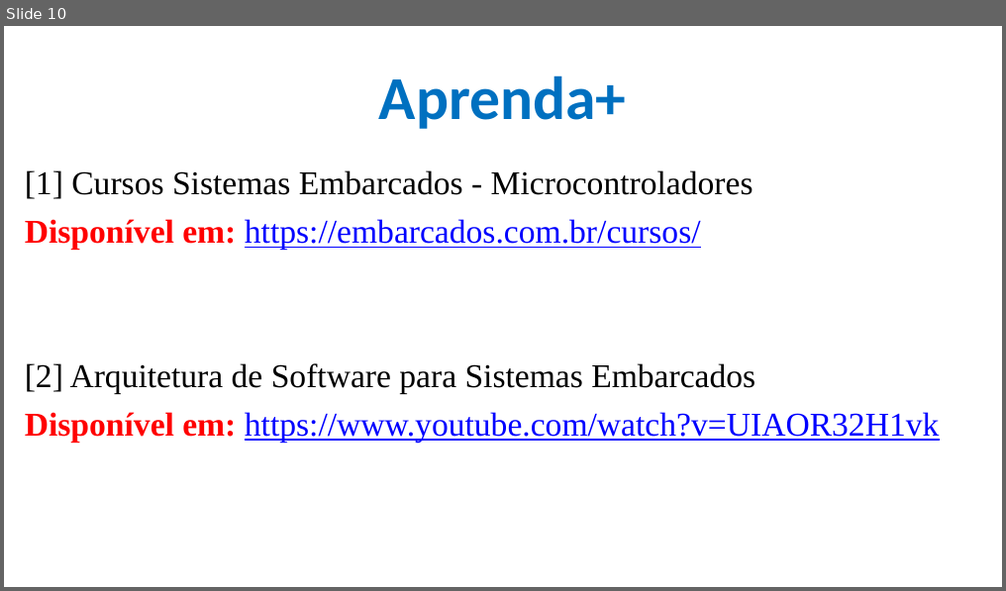
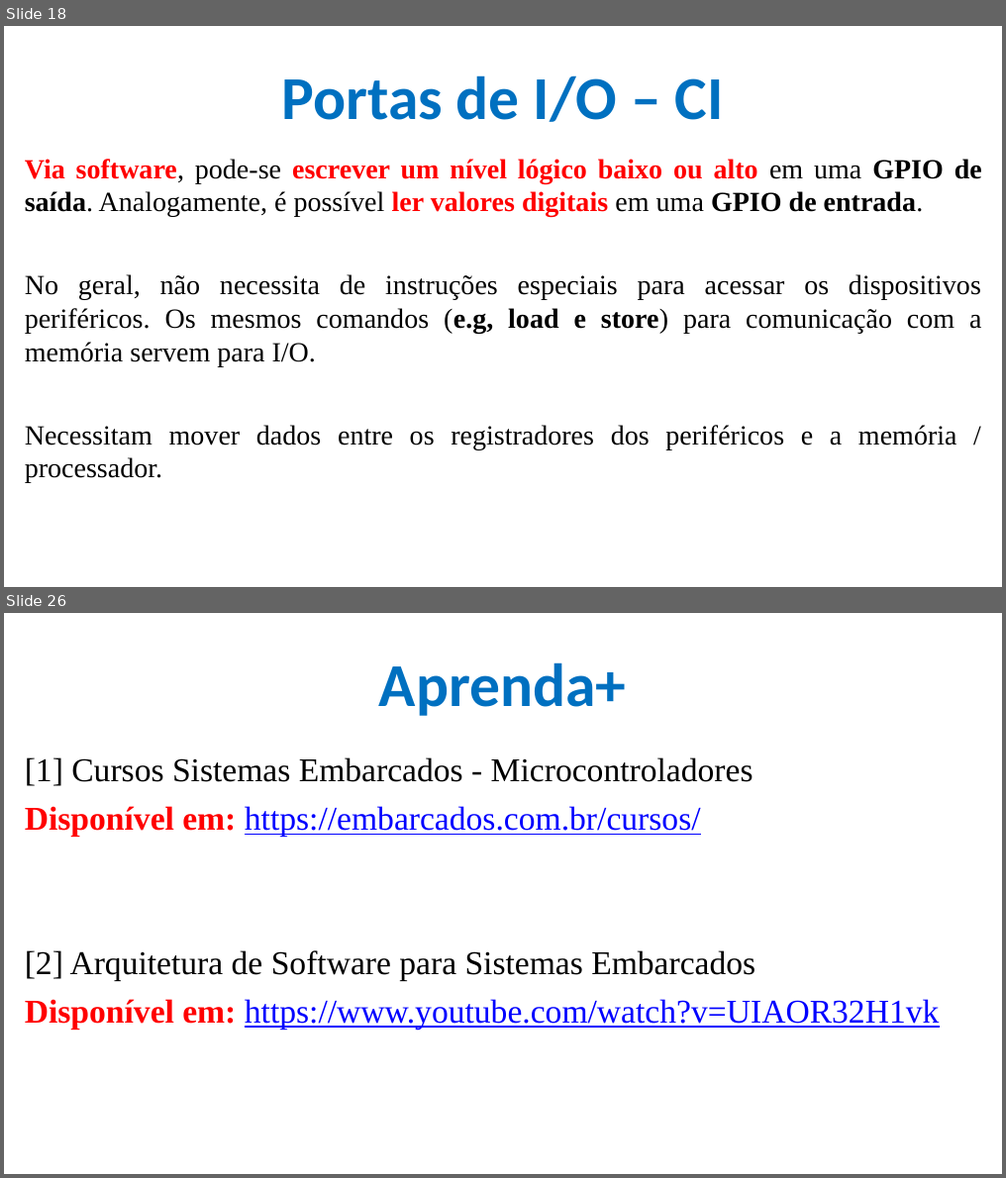
Before and after one commit to CloudEducationBrazil/WydenArea1ProgramacaoMicrocontroladores, a slide deck: 01 Classes/Aula 05 - Programação Microcontroladores - Periféricos Integrados - Portas e Conversores.pptx. Shown one above the other, each under a label of ours: slide 10 before the commit, slides 18 and 26 after it; the slides between them are not shown. The pictures are 1006x591 and 1006x1178 pixels, drawn with LibreOffice and Linux fonts; fonts in the diff are those of the drawing; background and template pictures are left out. Boxes give left, top, right and bottom in pixels: in the first picture for what was removed or moved away, otherwise in the second. Text is boxed around its words. In the diff, an @@ line names an element or a change of style, - is before the commit and + after.

Commit message:
Aula 05 Microntroladores Portas IO, Conversores, Comunicação Serial 19042023

```diff
--- a/01 Classes/Aula 05 - Programação Microcontroladores - Periféricos Integrados - Portas e Conversores.pptx
+++ b/01 Classes/Aula 05 - Programação Microcontroladores - Periféricos Integrados - Portas e Conversores.pptx
@@ slide 18 added at bbox=[4, 26, 1002, 587], background picture (left out) @@
@@ title added at bbox=[281, 76, 724, 122], 44 pt, text #0070C0, bold @@
+Portas de I/O – CI
@@ text added at bbox=[25, 159, 982, 483], 20 pt, text #000000 @@
+Via software, pode-se escrever um nível lógico baixo ou alto em uma GPIO de saída. Analogamente, é possível ler valores digitais em uma GPIO de entrada.
+No geral, não necessita de instruções especiais para acessar os dispositivos periféricos. Os mesmos comandos (e.g, load e store) para comunicação com a memória servem para I/O.
+Necessitam mover dados entre os registradores dos periféricos e a memória / processador.
@@ what was slide 10 is now slide 26 @@
```
Also in this commit, not shown: 7 slides changed, 16 other slides added, 1 slide removed.
